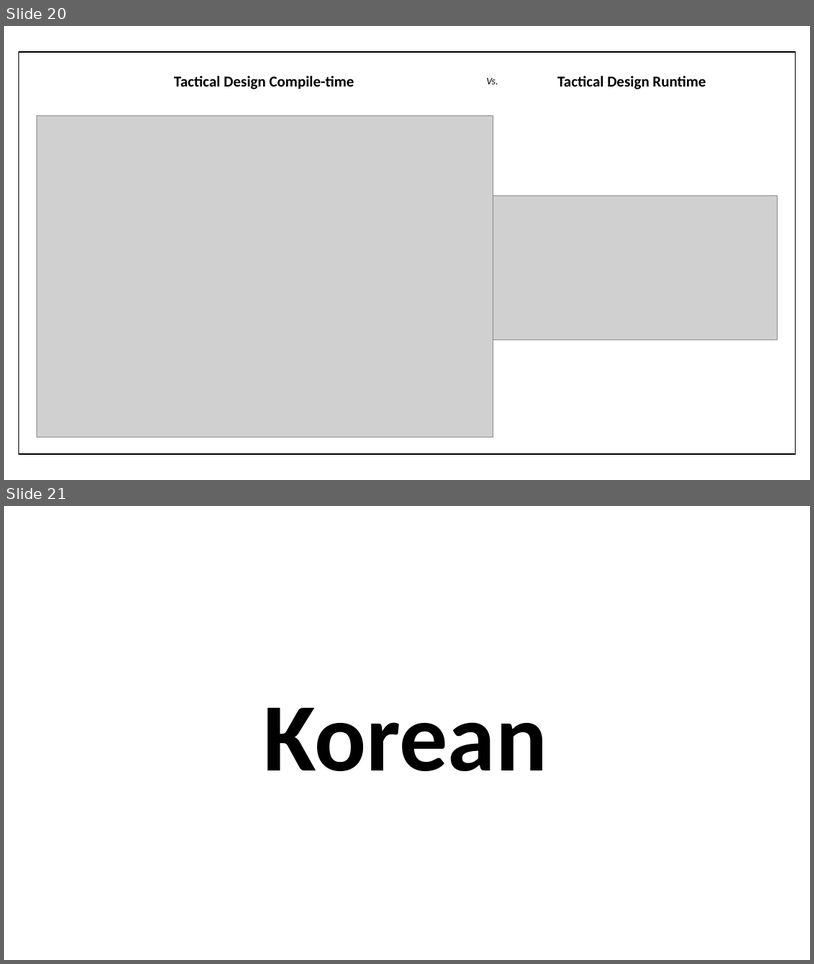
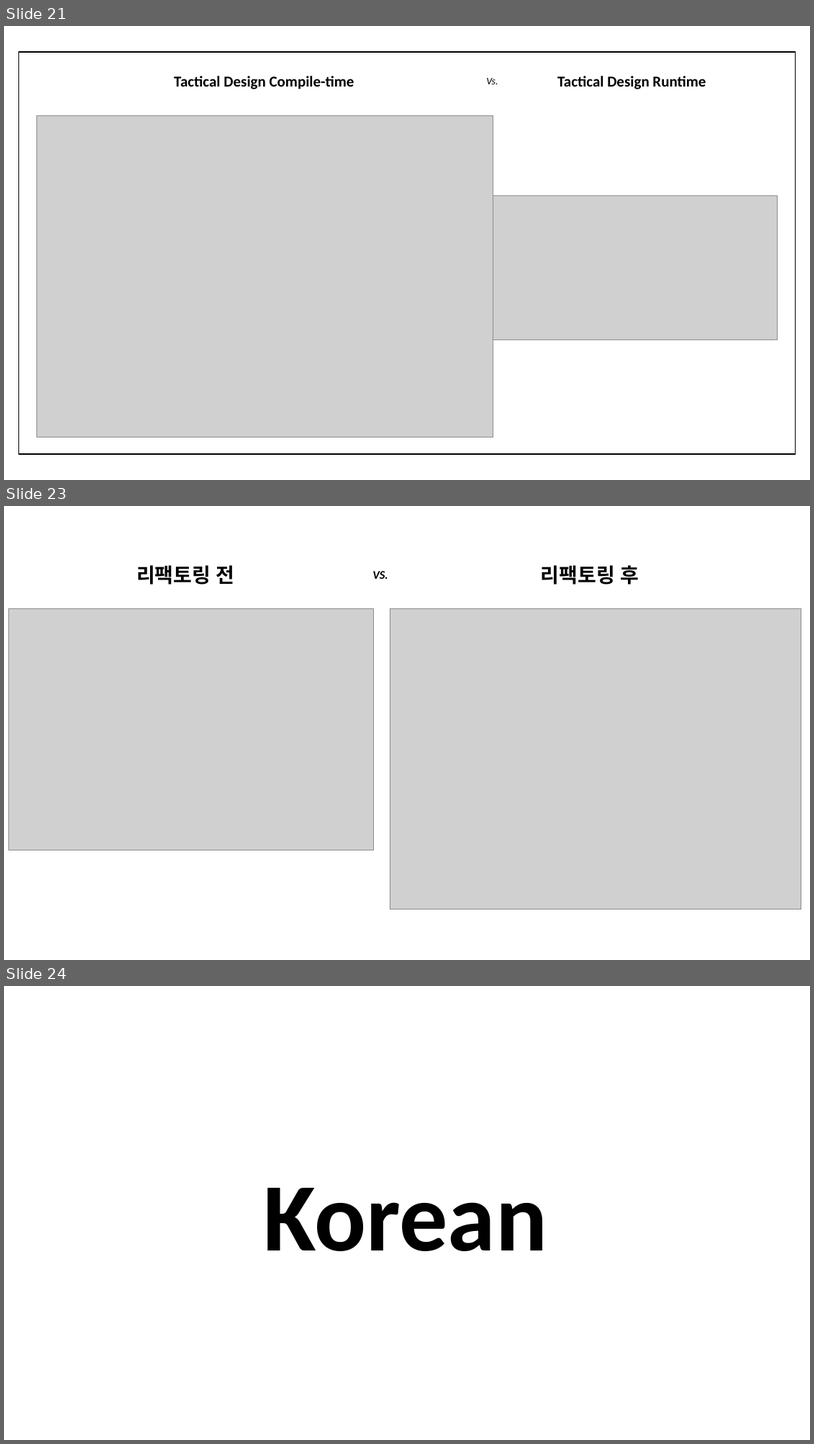
Before and after one commit to hhko/beyondcode, a slide deck: README.pptx. Shown one above the other, each under a label of ours: slides 20 and 21 before the commit, slides 21, 23 and 24 after it; the slides between them are not shown. The pictures are 814x964 and 814x1444 pixels, drawn with LibreOffice and Linux fonts; fonts in the diff are those of the drawing; grey boxes stand for pictures. Boxes give left, top, right and bottom in pixels: in the first picture for what was removed or moved away, otherwise in the second. Text is boxed around its words. In the diff, an @@ line names an element or a change of style, - is before the commit and + after.

```diff
--- a/README.pptx
+++ b/README.pptx
@@ slide 23 added at [4,506,810,960], background #FFFFFF @@
@@ text added at [136,565,235,584], 24 pt, text #000000, bold @@
+리팩토링 전
@@ text added at [541,565,640,584], 24 pt, text #000000, bold @@
+리팩토링 후
@@ text added at [373,571,388,579], 14 pt, text #000000, bold, italic @@
+VS.
@@ picture added at [9,609,373,849] @@
@@ picture added at [390,609,801,909] @@
@@ what was slide 20 is now slide 21 @@
@@ what was slide 21 is now slide 24 @@
```
Also in this commit, not shown: 2 other slides added, 6 other files.
